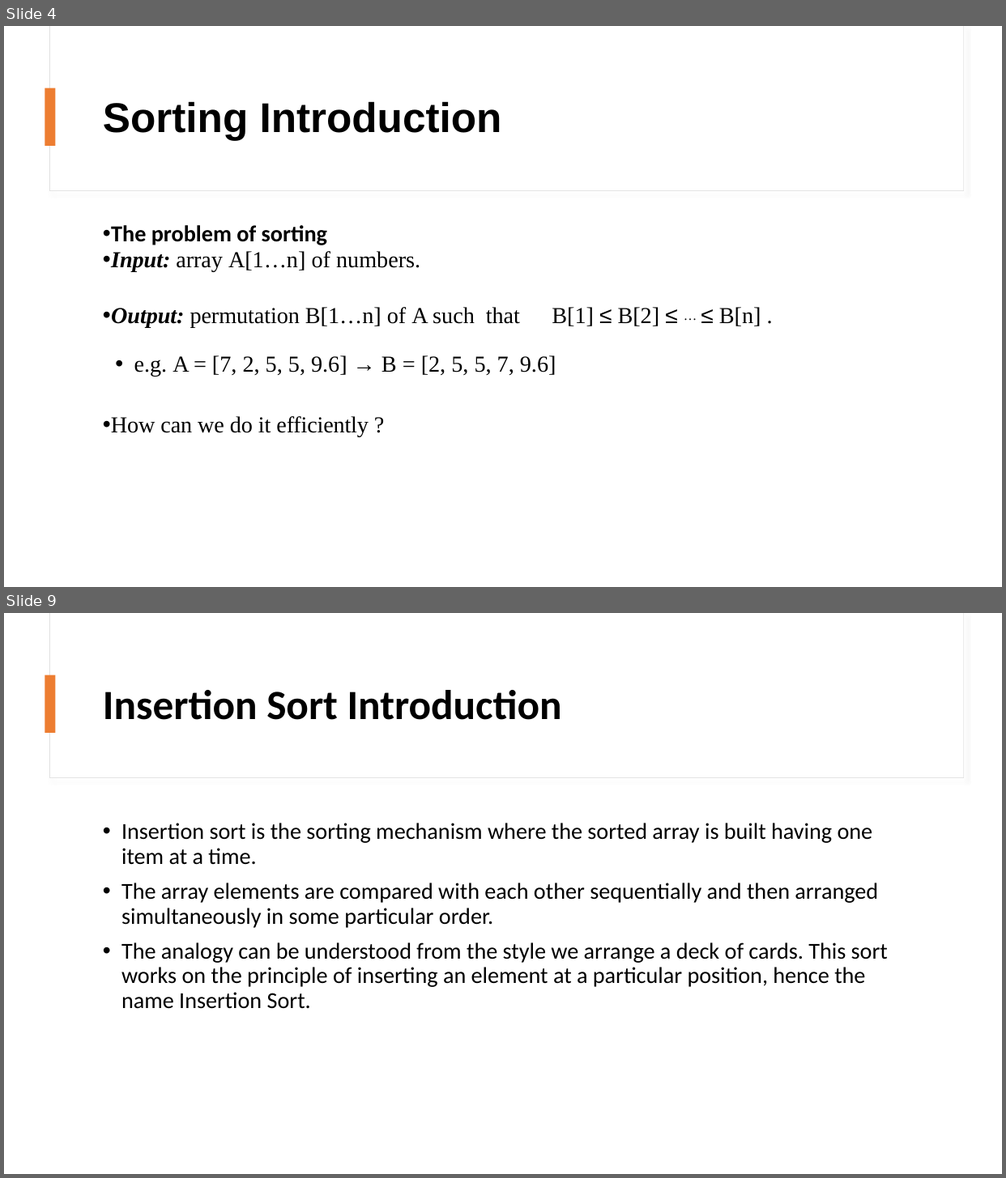
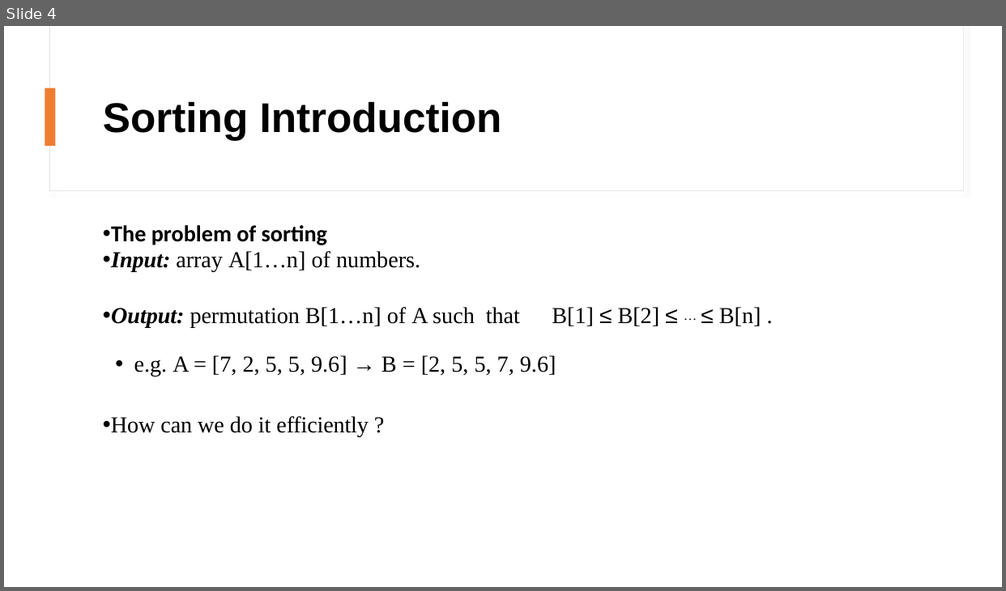
Before and after one commit to mohammednabwy/PowerPointTranslation, a slide deck: Files/DataStructureAndAlgorthimDesign.pptx. Shown one above the other, each under a label of ours: slides 4 and 9 before the commit, slide 4 after it; the slides between them are not shown. The pictures are 1006x1178 and 1006x591 pixels, drawn with LibreOffice and Linux fonts; fonts in the diff are those of the drawing. Boxes give left, top, right and bottom in pixels: in the first picture for what was removed or moved away, otherwise in the second. Text is boxed around its words. In the diff, an @@ line names an element or a change of style, - is before the commit and + after.

```diff
--- a/Files/DataStructureAndAlgorthimDesign.pptx
+++ b/Files/DataStructureAndAlgorthimDesign.pptx
@@ slide 9 removed at bbox=[4, 613, 1002, 1174], background #FFFFFF @@
@@ rectangle removed at bbox=[49, 613, 964, 778] @@
@@ rectangle removed at bbox=[50, 613, 964, 777] @@
@@ rectangle removed at bbox=[45, 675, 56, 733] @@
@@ title removed at bbox=[103, 690, 562, 720] @@
-Insertion Sort Introduction
@@ text removed at bbox=[121, 823, 888, 1009] @@
-• Insertion sort is the sorting mechanism where the sorted array is built having one item at a time.
-• The array elements are compared with each other sequentially and then arranged simultaneously in some particular order.
-• The analogy can be understood from the style we arrange a deck of cards. This sort works on the principle of inserting an element at a particular position, hence the name Insertion Sort.
```
Also in this commit, not shown: 35 other slides removed, 6 other files.
